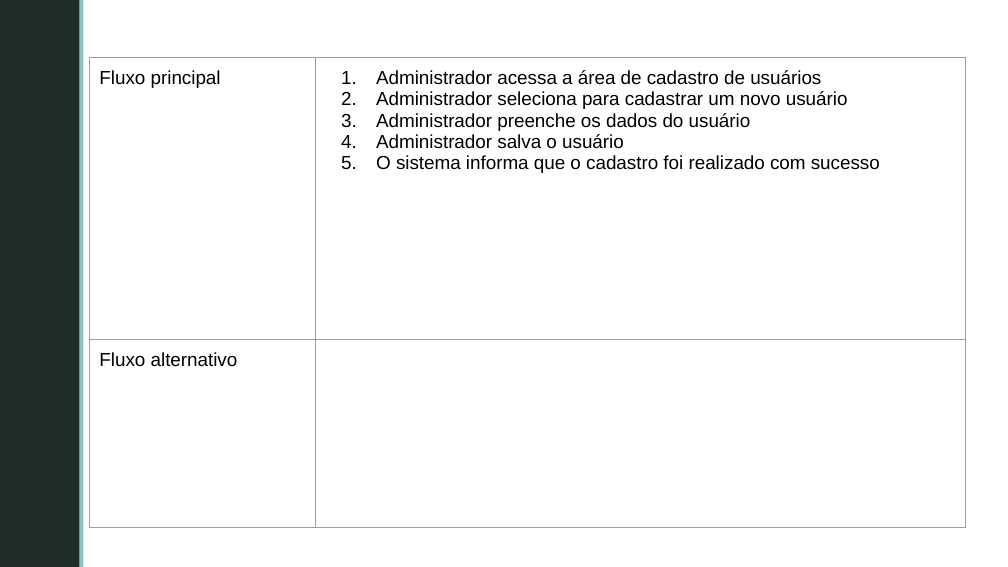
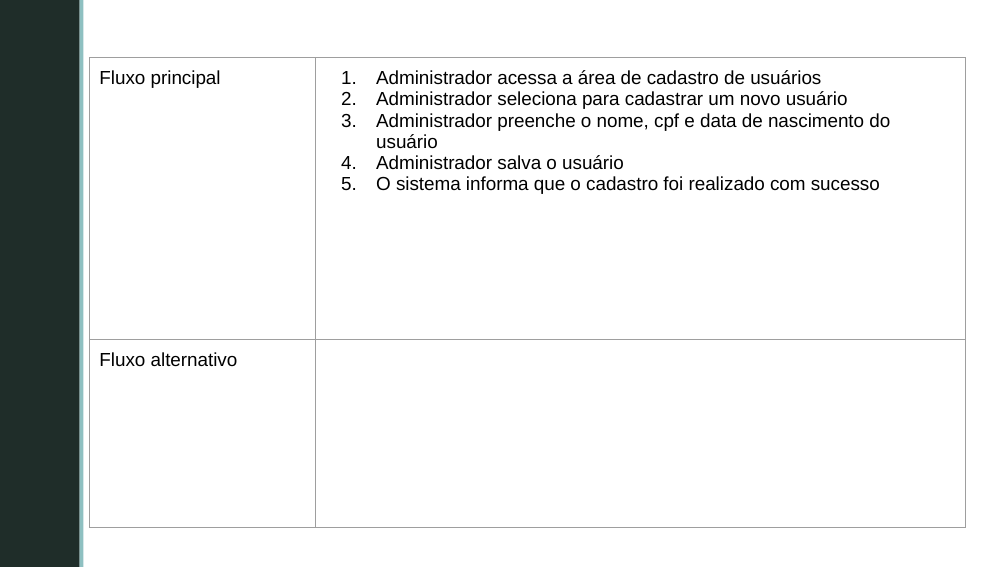
Before and after one commit to GabrielFVieira/PDV_Grupo5_Projeto_Software, a slide deck: slide 12 of documentos/CasosDeUso_Requisitos.pptx (slide 9 before the commit). Drawn at 1008x567 pixels with LibreOffice and Linux fonts; fonts in the diff are those of the drawing; background and template pictures are left out. Boxes give left, top, right and bottom in pixels: in the first picture for what was removed or moved away, otherwise in the second. Text is boxed around its words. In the diff, an @@ line names an element or a change of style, - is before the commit and + after.

```diff
--- a/documentos/CasosDeUso_Requisitos.pptx
+++ b/documentos/CasosDeUso_Requisitos.pptx
@@ table at [90,57,966,388] @@
-row 1, column 2: Administrador acessa a área de cadastro de usuários / Administrador seleciona para cadastrar um novo usuário / Administrador preenche os dados do usuário / Administrador salva o usuário / O sistema informa que o cadastro foi realizado com sucesso
+row 1, column 2: Administrador acessa a área de cadastro de usuários / Administrador seleciona para cadastrar um novo usuário / Administrador preenche o nome, cpf e data de nascimento do usuário / Administrador salva o usuário / O sistema informa que o cadastro foi realizado com sucesso
```
Also in this commit, not shown: 8 other slides changed, 1 slide added, 1 slide removed, 1 other file.
